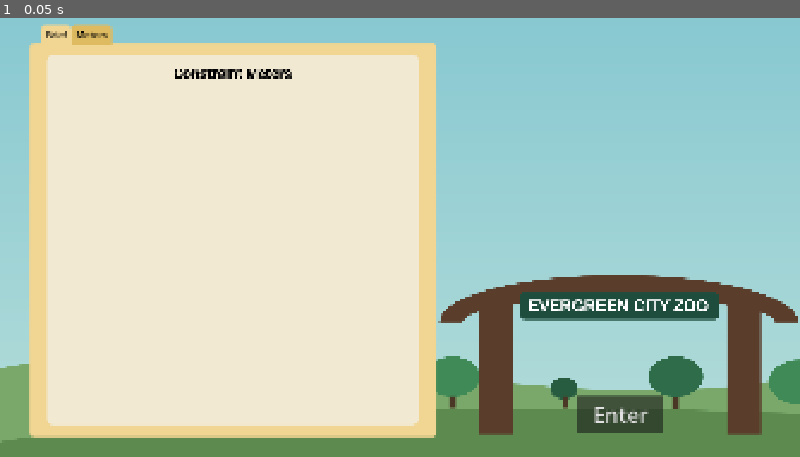
Above: before the commit, frame 1.
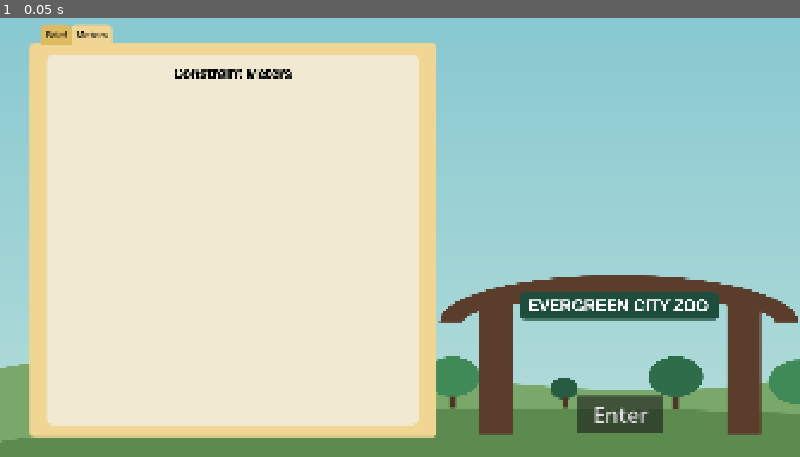
Above: after the commit, the same moment.

Repository: abbyhayd/AiArchitect
Game: Godot game, scene res://scenarios/evergreen_zoo/evergreen_zoo_scenario.tscn
Same seed, same stepped clock (60 frames per second), same inputs: the game is played once before the commit and once after it. Before the commit the project has no main scene; this scene is started directly in both runs.
Inputs:
- Up to frame 1 (0.05 s): no input

The runs differ from the first frame. In frame 1, 0.4% of the frame differs, in the area x 5-15%, y 1-7%.
Error after the commit: Invalid access to property or key 'client' on a base object of type 'Nil'. (res://scenarios/evergreen_zoo/zoo_brief.gd:7)

Commit message:
added constraint meters to brief

Diff:
--- a/global/global.gd
+++ b/global/global.gd
@@ -1 +1,39 @@
 extends Node
+
+var current_scenario_data
+var current_scenario_meters = {}
+var scenario_paths = {
+	"EvergreenCityZoo" : "res://data/zoo.json"
+}
+
+func load_scenario(scenario_name):
+	if scenario_name not in scenario_paths:
+		push_error("Scenario doesn't exist.")
+		return
+	current_scenario_data = load_json_file(scenario_paths[scenario_name])
+	load_scenario_meters()
+
+func load_scenario_meters():
+	for meter in current_scenario_data["meters"]:
+		current_scenario_meters[meter["name"]] = {
+			"start": meter["start"],
+			"value": meter["start"],
+			"target": meter["target"],
+			"priority": meter["priority"]
+		}
+
+func load_json_file(file_path: String):
+	if FileAccess.file_exists(file_path):
+		# Read the entire file content into a string
+		var json_as_text = FileAccess.get_file_as_string(file_path)
+
+		# Parse the text directly into a Godot Dictionary or Array
+		var data = JSON.parse_string(json_as_text)
+
+		if data != null:
+			return data
+		else:
+			print("Failed to parse JSON.")
+	else:
+		print("File does not exist at path: ", file_path)
+	return null
--- a/main.gd
+++ /dev/null
@@ -1,5 +0,0 @@
-extends Node2D
-
-
-func _on_start_pressed():
-	get_tree().change_scene_to_file("res://scenario_select.tscn")
--- a/project.godot
+++ b/project.godot
@@ -11,8 +11,13 @@
 [application]
 
 config/name="AI Architect"
+run/main_scene="uid://cpb0qja4ik2xj"
 config/features=PackedStringArray("4.7", "GL Compatibility")
 config/icon="res://icon.svg"
+
+[autoload]
+
+Global="*uid://cqxxn4f7i6mgg"
 
 [display]
 
--- a/scenario_select.tscn
+++ /dev/null
@@ -1,51 +0,0 @@
-[gd_scene format=3 uid="uid://bgbc2eui25orb"]
-
-[ext_resource type="Texture2D" uid="uid://cvsyblp33vq0" path="res://icon.svg" id="1_h0ec7"]
-[ext_resource type="Script" uid="uid://3wtivfmoy6qd" path="res://scenario_select.gd" id="1_ha1vp"]
-[ext_resource type="FontFile" uid="uid://bb1owdiwhbq5p" path="res://ui/fonts/AtkinsonHyperlegible-Regular.ttf" id="2_ymrx4"]
-
-[node name="ScenarioSelect" type="CanvasLayer" unique_id=1142255821]
-script = ExtResource("1_ha1vp")
-
-[node name="GridContainer" type="GridContainer" parent="." unique_id=971553572]
-anchors_preset = 8
-anchor_left = 0.5
-anchor_top = 0.5
-anchor_right = 0.5
-anchor_bottom = 0.5
-offset_left = -577.0
-offset_top = -167.0
-offset_right = 577.0
-offset_bottom = 275.0
-grow_horizontal = 2
-grow_vertical = 2
-theme_override_constants/h_separation = -129
-columns = 3
-
-[node name="EvergreenZooButton" type="TextureButton" parent="GridContainer" unique_id=1818488102]
-layout_mode = 2
-size_flags_horizontal = 6
-texture_normal = ExtResource("1_h0ec7")
-
-[node name="Label" type="Label" parent="GridContainer/EvergreenZooButton" unique_id=384322125]
-texture_filter = 1
-layout_mode = 0
-offset_left = -22.0
-offset_top = 134.0
-offset_right = 176.0
-offset_bottom = 165.0
-theme_override_fonts/font = ExtResource("2_ymrx4")
-theme_override_font_sizes/font_size = 22
-text = "Evergreen City Zoo"
-
-[node name="TextureButton" type="TextureButton" parent="GridContainer" unique_id=1610599758]
-layout_mode = 2
-size_flags_horizontal = 6
-texture_normal = ExtResource("1_h0ec7")
-
-[node name="TextureButton2" type="TextureButton" parent="GridContainer" unique_id=1801638006]
-layout_mode = 2
-size_flags_horizontal = 6
-texture_normal = ExtResource("1_h0ec7")
-
-[connection signal="pressed" from="GridContainer/EvergreenZooButton" to="." method="_on_evergreen_zoo_button_pressed"]
--- a/scenarios/evergreen_zoo/evergreen_zoo_scenario.gd
+++ b/scenarios/evergreen_zoo/evergreen_zoo_scenario.gd
@@ -1,26 +1 @@
 extends Node2D
-
-var FILE_PATH = "res://data/zoo.json"
-var data
-
-func _ready():
-	data = load_json_file(FILE_PATH)
-
-
-
-
-func load_json_file(file_path: String):
-	if FileAccess.file_exists(file_path):
-		# Read the entire file content into a string
-		var json_as_text = FileAccess.get_file_as_string(file_path)
-
-		# Parse the text directly into a Godot Dictionary or Array
-		var data = JSON.parse_string(json_as_text)
-
-		if data != null:
-			return data
-		else:
-			print("Failed to parse JSON.")
-	else:
-		print("File does not exist at path: ", file_path)
-	return null
--- a/scenarios/evergreen_zoo/zoo_brief.gd
+++ b/scenarios/evergreen_zoo/zoo_brief.gd
@@ -1,27 +1,16 @@
 extends CanvasLayer
 
-var FILE_PATH = "res://data/zoo.json"
-var data
+@onready var meter_grid = $TabContainer/Meters/MetersPanel/GridContainer
+@export var meter_scene : PackedScene
 
 func _ready():
-	data = load_json_file(FILE_PATH)
-	%ClientText.text = "The Client: " + data["client"]["name"]
-	%BriefText.text = data["client"]["brief"]
+	%ClientText.text = "The Client: " + Global.current_scenario_data["client"]["name"]
+	%BriefText.text = Global.current_scenario_data["client"]["brief"]
 
+	load_meters()
 
-
-func load_json_file(file_path: String):
-	if FileAccess.file_exists(file_path):
-		# Read the entire file content into a string
-		var json_as_text = FileAccess.get_file_as_string(file_path)
-
-		# Parse the text directly into a Godot Dictionary or Array
-		var data = JSON.parse_string(json_as_text)
-
-		if data != null:
-			return data
-		else:
-			print("Failed to parse JSON.")
-	else:
-		print("File does not exist at path: ", file_path)
-	return null
+func load_meters():
+	for meter in Global.current_scenario_meters:
+		var new_meter = meter_scene.instantiate()
+		new_meter.set_meter(meter, Global.current_scenario_meters[meter]["value"])
+		meter_grid.add_child(new_meter)
--- a/scenarios/evergreen_zoo/zoo_brief.tscn
+++ b/scenarios/evergreen_zoo/zoo_brief.tscn
@@ -2,6 +2,7 @@
 
 [ext_resource type="Script" uid="uid://brw7tfhyad1vf" path="res://scenarios/evergreen_zoo/zoo_brief.gd" id="1_ongu4"]
 [ext_resource type="Texture2D" uid="uid://hr67alorojhq" path="res://scenarios/evergreen_zoo/assets/scene assets/zoo_brief_bg.png" id="2_c2vxt"]
+[ext_resource type="PackedScene" uid="uid://k8vvqp24qqtm" path="res://scenes/meter.tscn" id="2_esut2"]
 [ext_resource type="FontFile" uid="uid://4eii2mw6fwrr" path="res://ui/fonts/BricolageGrotesque-VariableFont_opsz,wdth,wght.ttf" id="2_rc3ir"]
 [ext_resource type="FontFile" uid="uid://bb1owdiwhbq5p" path="res://ui/fonts/AtkinsonHyperlegible-Regular.ttf" id="3_c2vxt"]
 
@@ -13,6 +14,15 @@
 corner_radius_bottom_left = 10
 
 [sub_resource type="StyleBoxFlat" id="StyleBoxFlat_ia4vg"]
+bg_color = Color(0.87058824, 0.7294118, 0.38039216, 1)
+corner_radius_top_left = 10
+corner_radius_top_right = 10
+expand_margin_left = 10.0
+expand_margin_top = 5.0
+expand_margin_right = 10.0
+expand_margin_bottom = 5.0
+
+[sub_resource type="StyleBoxFlat" id="StyleBoxFlat_c2vxt"]
 bg_color = Color(0.94509804, 0.8352941, 0.57254905, 1)
 corner_radius_top_left = 10
 corner_radius_top_right = 10
@@ -21,17 +31,8 @@
 expand_margin_right = 10.0
 expand_margin_bottom = 5.0
 
-[sub_resource type="StyleBoxFlat" id="StyleBoxFlat_c2vxt"]
-bg_color = Color(0.87058824, 0.7294118, 0.38039216, 1)
-corner_radius_top_left = 10
-corner_radius_top_right = 10
-expand_margin_left = 10.0
-expand_margin_top = 5.0
-expand_margin_right = 10.0
-expand_margin_bottom = 5.0
-
 [sub_resource type="StyleBoxFlat" id="StyleBoxFlat_eltui"]
-bg_color = Color(0.8698201, 0.7297612, 0.38077742, 1)
+bg_color = Color(0.94509804, 0.8352941, 0.57254905, 1)
 corner_radius_top_left = 10
 corner_radius_top_right = 10
 expand_margin_left = 10.0
@@ -55,6 +56,7 @@
 
 [node name="ZooBrief" type="CanvasLayer" unique_id=1384808575]
 script = ExtResource("1_ongu4")
+meter_scene = ExtResource("2_esut2")
 
 [node name="BG_picture" type="TextureRect" parent="." unique_id=1976271449]
 offset_left = -19.0
@@ -138,7 +140,7 @@
 layout_mode = 2
 theme_override_styles/panel = SubResource("StyleBoxFlat_ly126")
 
-[node name="Label" type="Label" parent="TabContainer/Meters/MetersPanel" unique_id=1947313264]
+[node name="ConstraintMeters" type="Label" parent="TabContainer/Meters/MetersPanel" unique_id=1947313264]
 texture_filter = 1
 layout_mode = 1
 anchors_preset = 5
@@ -154,6 +156,22 @@
 theme_override_font_sizes/font_size = 35
 text = "Constraint Meters"
 
+[node name="GridContainer" type="GridContainer" parent="TabContainer/Meters/MetersPanel" unique_id=790497877]
+layout_mode = 1
+anchors_preset = 14
+anchor_top = 0.5
+anchor_right = 1.0
+anchor_bottom = 0.5
+offset_left = 66.150024
+offset_top = -324.2525
+offset_right = -66.150024
+offset_bottom = 399.7475
+grow_horizontal = 2
+grow_vertical = 2
+theme_override_constants/h_separation = 450
+theme_override_constants/v_separation = 200
+columns = 2
+
 [node name="Button" type="Button" parent="." unique_id=1969876907]
 offset_left = 1386.0
 offset_top = 933.0
--- /dev/null
+++ b/scenes/main.gd
@@ -0,0 +1,5 @@
+extends Node2D
+
+
+func _on_start_pressed():
+	get_tree().change_scene_to_file("res://scenes/scenario_select.tscn")
--- a/main.tscn
+++ b/scenes/main.tscn
@@ -1,6 +1,6 @@
 [gd_scene format=3 uid="uid://cpb0qja4ik2xj"]
 
-[ext_resource type="Script" uid="uid://cqvwsuaxhdccc" path="res://main.gd" id="1_0xm2m"]
+[ext_resource type="Script" uid="uid://cqvwsuaxhdccc" path="res://scenes/main.gd" id="1_0xm2m"]
 [ext_resource type="FontFile" uid="uid://4eii2mw6fwrr" path="res://ui/fonts/BricolageGrotesque-VariableFont_opsz,wdth,wght.ttf" id="1_o5qli"]
 
 [node name="Main" type="Node2D" unique_id=1063428658]
@@ -14,15 +14,15 @@
 anchor_top = 0.5
 anchor_right = 0.5
 anchor_bottom = 0.5
-offset_left = -240.0
-offset_top = -185.0
-offset_right = 240.0
-offset_bottom = -75.0
+offset_left = -444.0
+offset_top = -352.0
+offset_right = 444.0
+offset_bottom = -149.0
 grow_horizontal = 2
 grow_vertical = 2
 size_flags_vertical = 1
 theme_override_fonts/font = ExtResource("1_o5qli")
-theme_override_font_sizes/font_size = 91
+theme_override_font_sizes/font_size = 160
 text = "AI Architect"
 horizontal_alignment = 1
 
@@ -33,24 +33,24 @@
 anchor_top = 0.5
 anchor_right = 0.5
 anchor_bottom = 0.5
-offset_left = -150.0
-offset_top = -10.0
-offset_right = 150.0
-offset_bottom = 148.0
+offset_left = -286.0
+offset_top = -79.0
+offset_right = 286.0
+offset_bottom = 291.0
 grow_horizontal = 2
 grow_vertical = 2
-theme_override_constants/separation = 20
+theme_override_constants/separation = 57
 
 [node name="Start" type="Button" parent="CanvasLayer/VBoxContainer" unique_id=1033884617]
 layout_mode = 2
 theme_override_fonts/font = ExtResource("1_o5qli")
-theme_override_font_sizes/font_size = 50
+theme_override_font_sizes/font_size = 90
 text = "Start"
 
 [node name="Options" type="Button" parent="CanvasLayer/VBoxContainer" unique_id=620386644]
 layout_mode = 2
 theme_override_fonts/font = ExtResource("1_o5qli")
-theme_override_font_sizes/font_size = 50
+theme_override_font_sizes/font_size = 90
 text = "Options"
 
 [connection signal="pressed" from="CanvasLayer/VBoxContainer/Start" to="." method="_on_start_pressed"]
--- /dev/null
+++ b/scenes/meter.gd
@@ -0,0 +1,5 @@
+extends Control
+
+func set_meter(meter_name, value):
+	%MeterName.text = meter_name
+	%ProgressBar.value = value
--- /dev/null
+++ b/scenes/meter.tscn
@@ -0,0 +1,52 @@
+[gd_scene format=3 uid="uid://k8vvqp24qqtm"]
+
+[ext_resource type="Script" uid="uid://c6t5ulhh232bj" path="res://scenes/progress_bar.gd" id="1_61fws"]
+[ext_resource type="Script" uid="uid://bwthvn2r8s5xg" path="res://scenes/meter.gd" id="1_qwk81"]
+
+[node name="Meter" type="Control" unique_id=391932606]
+layout_mode = 3
+anchors_preset = 15
+anchor_right = 1.0
+anchor_bottom = 1.0
+grow_horizontal = 2
+grow_vertical = 2
+script = ExtResource("1_qwk81")
+
+[node name="MeterName" type="Label" parent="." unique_id=1181354493]
+unique_name_in_owner = true
+layout_mode = 0
+offset_left = 7.0
+offset_right = 47.0
+offset_bottom = 23.0
+theme_override_colors/font_color = Color(0, 0, 0, 1)
+theme_override_font_sizes/font_size = 25
+text = "Test"
+
+[node name="ProgressBar" type="ProgressBar" parent="." unique_id=183398442]
+unique_name_in_owner = true
+layout_mode = 0
+offset_top = 35.0
+offset_right = 289.0
+offset_bottom = 62.0
+max_value = 10.0
+step = 1.0
+value = 5.0
+show_percentage = false
+script = ExtResource("1_61fws")
+
+[node name="MeterValue" type="Label" parent="ProgressBar" unique_id=2050349038]
+layout_mode = 1
+anchors_preset = 6
+anchor_left = 1.0
+anchor_top = 0.5
+anchor_right = 1.0
+anchor_bottom = 0.5
+offset_left = 30.0
+offset_top = -11.5
+offset_right = 31.0
+offset_bottom = 11.5
+grow_horizontal = 0
+grow_vertical = 2
+theme_override_colors/font_color = Color(0, 0, 0, 1)
+horizontal_alignment = 1
+vertical_alignment = 1
--- /dev/null
+++ b/scenes/progress_bar.gd
@@ -0,0 +1,6 @@
+extends ProgressBar
+
+@onready var meter_value = $MeterValue
+
+func _ready() -> void:
+	meter_value.text = str(value)
--- a/scenario_select.gd
+++ b/scenes/scenario_select.gd
@@ -1,5 +1,5 @@
 extends CanvasLayer
 
-
 func _on_evergreen_zoo_button_pressed():
+	Global.load_scenario("EvergreenCityZoo")
 	get_tree().change_scene_to_file("res://scenarios/evergreen_zoo/evergreen_zoo_scenario.tscn")
--- /dev/null
+++ b/scenes/scenario_select.tscn
@@ -0,0 +1,68 @@
+[gd_scene format=3 uid="uid://bgbc2eui25orb"]
+
+[ext_resource type="Script" uid="uid://3wtivfmoy6qd" path="res://scenes/scenario_select.gd" id="1_hi78x"]
+[ext_resource type="Texture2D" uid="uid://cvsyblp33vq0" path="res://icon.svg" id="2_fl15c"]
+[ext_resource type="FontFile" uid="uid://bb1owdiwhbq5p" path="res://ui/fonts/AtkinsonHyperlegible-Regular.ttf" id="3_xuxf6"]
+
+[node name="ScenarioSelect" type="CanvasLayer" unique_id=1142255821]
+script = ExtResource("1_hi78x")
+
+[node name="GridContainer" type="GridContainer" parent="." unique_id=971553572]
+custom_minimum_size = Vector2(500, 500)
+anchors_preset = 8
+anchor_left = 0.5
+anchor_top = 0.5
+anchor_right = 0.5
+anchor_bottom = 0.5
+offset_left = -577.0
+offset_top = -171.0
+offset_right = 577.0
+offset_bottom = 329.0
+grow_horizontal = 2
+grow_vertical = 2
+theme_override_constants/h_separation = 280
+columns = 3
+
+[node name="EvergreenZooButton" type="TextureButton" parent="GridContainer" unique_id=1818488102]
+custom_minimum_size = Vector2(250, 250)
+layout_mode = 2
+size_flags_horizontal = 6
+texture_normal = ExtResource("2_fl15c")
+ignore_texture_size = true
+stretch_mode = 0
+
+[node name="Label" type="Label" parent="GridContainer/EvergreenZooButton" unique_id=384322125]
+texture_filter = 1
+layout_mode = 1
+anchors_preset = 7
+anchor_left = 0.5
+anchor_top = 1.0
+anchor_right = 0.5
+anchor_bottom = 1.0
+offset_left = -99.0
+offset_top = 37.0
+offset_right = 99.0
+offset_bottom = 68.0
+grow_horizontal = 2
+grow_vertical = 0
+theme_override_fonts/font = ExtResource("3_xuxf6")
+theme_override_font_sizes/font_size = 39
+text = "Evergreen City Zoo"
+
+[node name="TextureButton" type="TextureButton" parent="GridContainer" unique_id=1610599758]
+custom_minimum_size = Vector2(250, 250)
+layout_mode = 2
+size_flags_horizontal = 6
+texture_normal = ExtResource("2_fl15c")
+ignore_texture_size = true
+stretch_mode = 0
+
+[node name="TextureButton2" type="TextureButton" parent="GridContainer" unique_id=1801638006]
+custom_minimum_size = Vector2(250, 250)
+layout_mode = 2
+size_flags_horizontal = 6
+texture_normal = ExtResource("2_fl15c")
+ignore_texture_size = true
+stretch_mode = 0
+
+[connection signal="pressed" from="GridContainer/EvergreenZooButton" to="." method="_on_evergreen_zoo_button_pressed"]
Renamed: main.gd.uid -> scenes/main.gd.uid
Not shown, added: scenes/meter.gd.uid
Not shown, added: scenes/progress_bar.gd.uid
Renamed: scenario_select.gd.uid -> scenes/scenario_select.gd.uid
